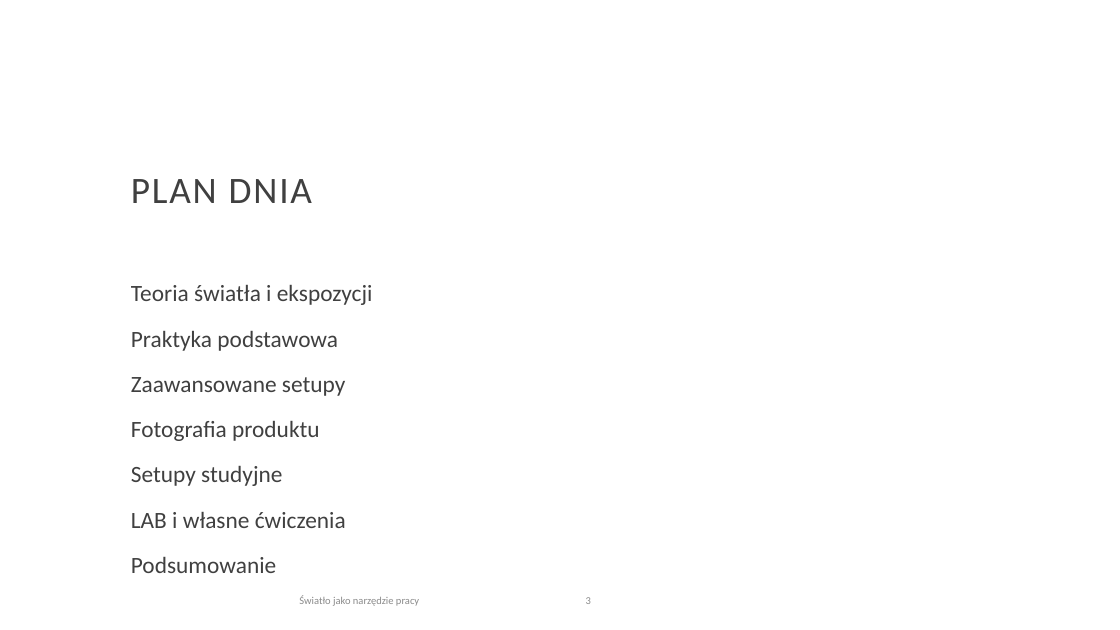
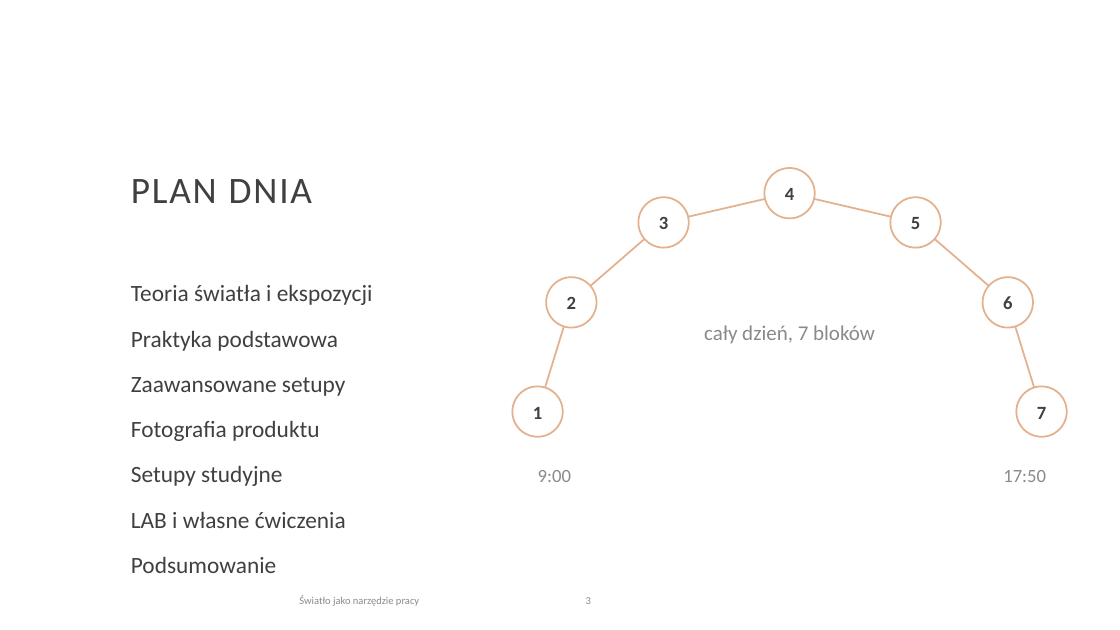
Before and after one commit to kontakt334/4eyes, a slide deck: slide 3 of projekty/warsztaty-beauty-product/swiatlo-jako-narzedzie-pracy-poprawiona.pptx. Drawn at 1120x630 pixels with LibreOffice and Linux fonts; fonts in the diff are those of the drawing; background and template pictures are left out. Boxes give left, top, right and bottom in pixels: in the first picture for what was removed or moved away, otherwise in the second. Text is boxed around its words. In the diff, an @@ line names an element or a change of style, - is before the commit and + after.

```diff
--- a/projekty/warsztaty-beauty-product/swiatlo-jako-narzedzie-pracy-poprawiona.pptx
+++ b/projekty/warsztaty-beauty-product/swiatlo-jako-narzedzie-pracy-poprawiona.pptx
@@ ellipse added at [765, 168, 815, 218], fill #FFFFFF, outline #E3B18D 1.5 pt, 16 pt, text #404040, bold @@
+4
@@ ellipse added at [639, 197, 689, 248], fill #FFFFFF, outline #E3B18D 1.5 pt, 16 pt, text #404040, bold @@
+3
@@ line added from (664, 223) to (790, 193), #E3B18D 1.5 pt @@
@@ line added from (790, 193) to (916, 223), #E3B18D 1.5 pt @@
@@ ellipse added at [891, 197, 941, 248], fill #FFFFFF, outline #E3B18D 1.5 pt, 16 pt, text #404040, bold @@
+5
@@ line added from (571, 302) to (664, 223), #E3B18D 1.5 pt @@
@@ line added from (916, 223) to (1008, 302), #E3B18D 1.5 pt @@
@@ ellipse added at [546, 277, 597, 328], fill #FFFFFF, outline #E3B18D 1.5 pt, 16 pt, text #404040, bold @@
+2
@@ ellipse added at [983, 277, 1033, 328], fill #FFFFFF, outline #E3B18D 1.5 pt, 16 pt, text #404040, bold @@
+6
@@ line added from (538, 412) to (571, 302), #E3B18D 1.5 pt @@
@@ text added at [704, 325, 875, 344], 18 pt, text #8A8A8A @@
+cały dzień, 7 bloków
@@ line added from (1008, 302) to (1042, 412), #E3B18D 1.5 pt @@
@@ ellipse added at [513, 386, 563, 437], fill #FFFFFF, outline #E3B18D 1.5 pt, 16 pt, text #404040, bold @@
+1
@@ ellipse added at [1017, 386, 1067, 437], fill #FFFFFF, outline #E3B18D 1.5 pt, 16 pt, text #404040, bold @@
+7
@@ text added at [538, 470, 571, 482], 16 pt, text #8A8A8A @@
+9:00
@@ text added at [1003, 470, 1046, 482], 16 pt, text #8A8A8A @@
+17:50
```
Also in this commit, not shown: 5 other slides changed, 1 other file.
